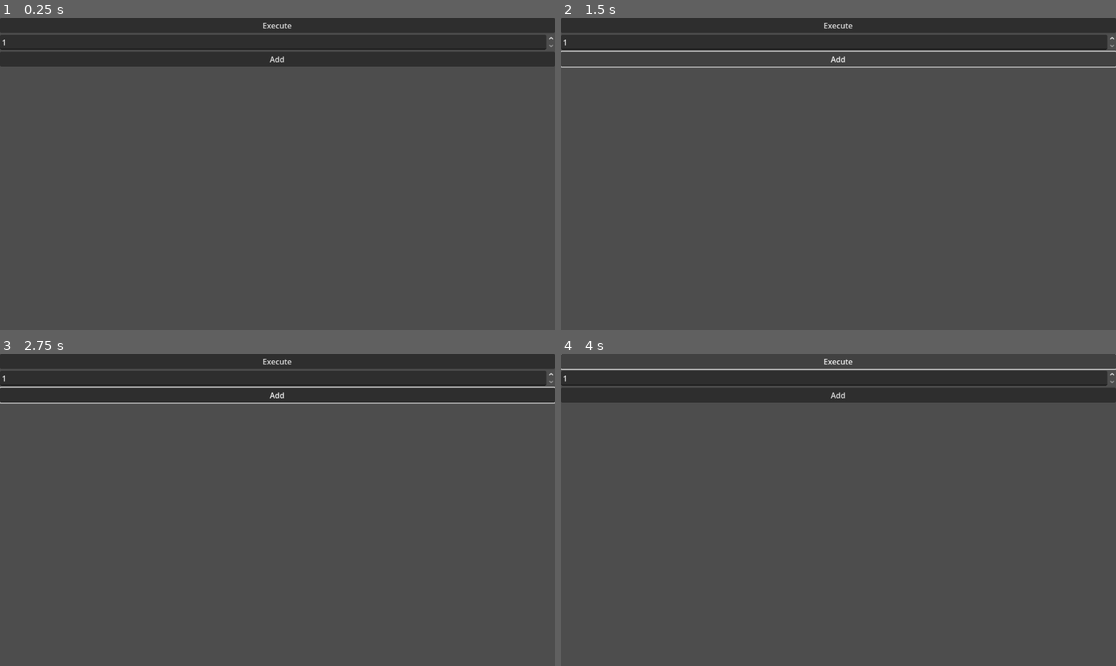
Above: before the commit, frames 1-4 (two rows, left to right).
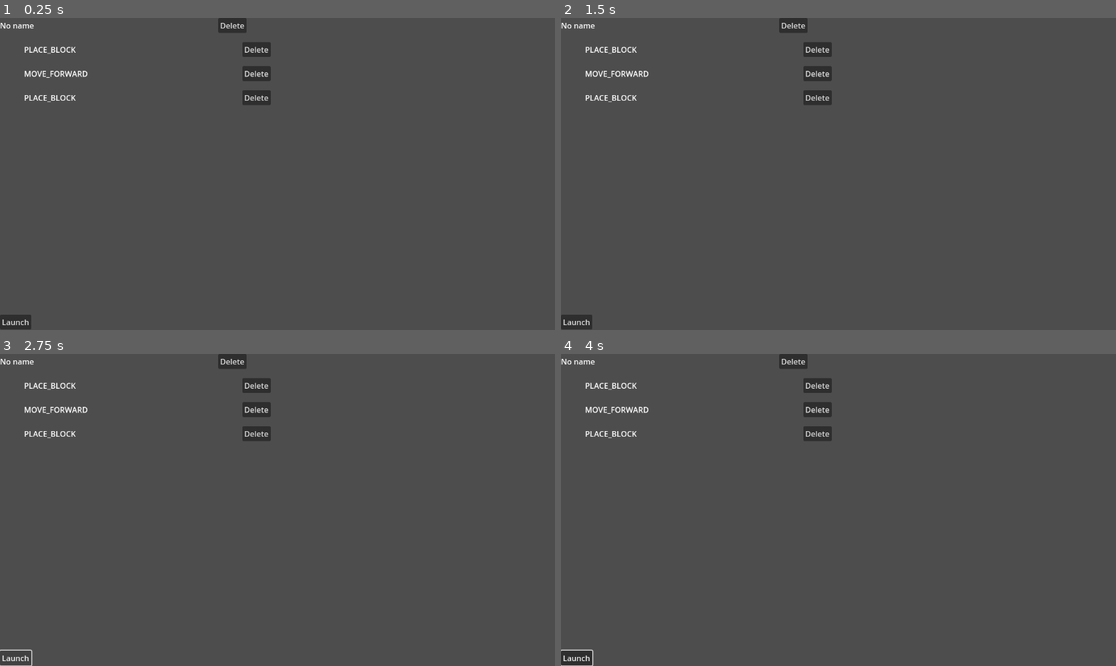
Above: after the commit, the same moments.

Repository: Crhonopost/Projet-jeu-serieux
Game: Godot game, scene res://scenes/UI/coding_space.tscn
The game is run twice, just before and just after one commit, with the same random seed, the same clock (stepped at 60 frames per second) and the same inputs. This scene is started directly instead of the project's main scene.
Inputs (mouse positions are in pixels of both pictures, inside the frame that each line leads up to):
- Up to frame 1 (0.25 s): no input
- Up to frame 2 (1.5 s): click (838, 24) at 0.5 s, where only the run before the commit has a clickable "Execute"; click (838, 58) at 1.25 s, where only the run before the commit has a clickable "Add"
- Up to frame 3 (2.75 s): click (16, 656) at 2 s, where only the run after the commit has a clickable "Launch"
- Up to frame 4 (4 s): click (577, 656) at 2.75 s, where only the run after the commit has a clickable "Launch"; click (838, 360) at 3.5 s, where only the run before the commit has a clickable "Execute"

The runs differ from the first frame. In frame 1, 15% of the frame differs, in the area x 0-100%, y 0-100%; in frame 2, 11%; in frame 3, 15%; in frame 4, 11%.
Error before the commit: Parse Error: Could not find type "InstructionType" under base "res://scripts/global.gd". (res://scenes/UI/coding_space.gd:5)

Commit message:
created resources for instructions + first ui visualization

Diff:
--- /dev/null
+++ b/ebucilper/resources/scripting/definitions/execution_instruction_resource.gd
@@ -0,0 +1,16 @@
+class_name ExecutionInstructionResource extends InstructionResource
+
+const InstructionType = Global.InstructionType
+var INSTRUCTION_NAMES = {
+	InstructionType.PLACE_BLOCK: "PLACE_BLOCK",
+	InstructionType.MOVE_FORWARD: "MOVE_FORWARD",
+	InstructionType.MOVE_UP: "MOVE_UP",
+	InstructionType.MOVE_DOWN: "MOVE_DOWN",
+	InstructionType.ROTATE_LEFT: "ROTATE_LEFT",
+	InstructionType.ROTATE_RIGHT: "ROTATE_RIGHT"
+}
+
+@export var type: InstructionType
+
+func getName() -> String:
+    return INSTRUCTION_NAMES[type]
--- /dev/null
+++ b/ebucilper/resources/scripting/definitions/flow_instruction_resource.gd
@@ -0,0 +1,4 @@
+class_name FlowInstructionResource extends InstructionResource
+
+@export var childs: Array[InstructionResource]
+# @export var condition
--- /dev/null
+++ b/ebucilper/resources/scripting/definitions/for_instruction_resource.gd
@@ -0,0 +1,3 @@
+class_name ForInstructionResource extends FlowInstructionResource
+
+@export var iterationCount = 1
--- /dev/null
+++ b/ebucilper/resources/scripting/definitions/instruction_resource.gd
@@ -0,0 +1,6 @@
+class_name InstructionResource extends Resource
+
+@export var metaData: Dictionary
+
+func getName() -> String:
+    return "No name"
--- a/ebucilper/scenes/UI/coding_space.gd
+++ b/ebucilper/scenes/UI/coding_space.gd
@@ -1,9 +1,19 @@
 extends Control
 
+@onready var compiler := $Compiler
+@onready var entryPoint := $EntryPoint
 
-func _on_execute_pressed() -> void:
-	var res: Array[Global.InstructionType]
-	for child in $VBoxContainer/Commands.get_children():
-		res.append_array(child.retrieveCommand())
+@export var entryInstruction : FlowInstructionResource
 
-	print(res)
+signal launch
+
+func _ready() -> void:
+	entryPoint.instructionResource = entryInstruction
+	entryPoint.buildFromResource()
+
+
+func _on_button_pressed() -> void:
+	emit_signal("launch")
+
+func retrieveInstructions() -> Array[Global.InstructionType]:
+	return compiler.processInstructions(entryPoint.instructionResource)
--- a/ebucilper/scenes/UI/coding_space.tscn
+++ b/ebucilper/scenes/UI/coding_space.tscn
@@ -1,7 +1,30 @@
-[gd_scene load_steps=3 format=3 uid="uid://c2i2xc75qwiwp"]
+[gd_scene load_steps=11 format=3 uid="uid://c2i2xc75qwiwp"]
 
 [ext_resource type="Script" uid="uid://b678kr1glpsrl" path="res://scenes/UI/coding_space.gd" id="1_25lkw"]
-[ext_resource type="PackedScene" uid="uid://cjv8urfgdxgo5" path="res://scenes/UI/commands/flow/command_for.tscn" id="2_bwyhw"]
+[ext_resource type="Script" uid="uid://bulv0feibbce" path="res://scenes/coding/compiler.gd" id="2_bwyhw"]
+[ext_resource type="Script" uid="uid://bqe45dm5wyip4" path="res://resources/scripting/definitions/instruction_resource.gd" id="2_fn0c8"]
+[ext_resource type="PackedScene" uid="uid://bbavicoatjdec" path="res://scenes/UI/commands/instruction_exe.tscn" id="3_3v25e"]
+[ext_resource type="Script" uid="uid://cyysoo4jhjpub" path="res://resources/scripting/definitions/execution_instruction_resource.gd" id="3_a6itc"]
+[ext_resource type="Script" uid="uid://cioni3f13iu1e" path="res://resources/scripting/definitions/for_instruction_resource.gd" id="3_r5p2t"]
+
+[sub_resource type="Resource" id="Resource_vjcr8"]
+script = ExtResource("3_a6itc")
+metadata/_custom_type_script = "uid://cyysoo4jhjpub"
+
+[sub_resource type="Resource" id="Resource_r5p2t"]
+script = ExtResource("3_a6itc")
+type = 1
+metadata/_custom_type_script = "uid://cyysoo4jhjpub"
+
+[sub_resource type="Resource" id="Resource_f75ky"]
+script = ExtResource("3_a6itc")
+metadata/_custom_type_script = "uid://cyysoo4jhjpub"
+
+[sub_resource type="Resource" id="Resource_a6itc"]
+script = ExtResource("3_r5p2t")
+iterationCount = 3
+childs = Array[ExtResource("2_fn0c8")]([SubResource("Resource_vjcr8"), SubResource("Resource_r5p2t"), SubResource("Resource_f75ky")])
+metadata/_custom_type_script = "uid://cioni3f13iu1e"
 
 [node name="CodingSpace" type="Control"]
 layout_mode = 3
@@ -11,26 +34,22 @@
 grow_horizontal = 2
 grow_vertical = 2
 script = ExtResource("1_25lkw")
+entryInstruction = SubResource("Resource_a6itc")
 
-[node name="VBoxContainer" type="VBoxContainer" parent="."]
+[node name="Compiler" type="Node" parent="."]
+script = ExtResource("2_bwyhw")
+
+[node name="EntryPoint" parent="." instance=ExtResource("3_3v25e")]
+
+[node name="Button" type="Button" parent="."]
 layout_mode = 1
-anchors_preset = 15
-anchor_right = 1.0
+anchors_preset = 2
+anchor_top = 1.0
 anchor_bottom = 1.0
-grow_horizontal = 2
-grow_vertical = 2
+offset_top = -32.0
+offset_right = 41.0
+offset_bottom = -1.0
+grow_vertical = 0
+text = "Launch"
 
-[node name="Execute" type="Button" parent="VBoxContainer"]
-layout_mode = 2
-text = "Execute"
-
-[node name="Commands" type="VBoxContainer" parent="VBoxContainer"]
-layout_mode = 2
-size_flags_vertical = 3
-
-[node name="CommandFor" parent="VBoxContainer/Commands" instance=ExtResource("2_bwyhw")]
-custom_minimum_size = Vector2(0, 86.805)
-layout_mode = 2
-size_flags_vertical = 0
-
-[connection signal="pressed" from="VBoxContainer/Execute" to="." method="_on_execute_pressed"]
+[connection signal="pressed" from="Button" to="." method="_on_button_pressed"]
--- a/ebucilper/scenes/UI/commands/command.gd
+++ /dev/null
@@ -1,6 +0,0 @@
-class_name Command extends Node
-
-const InstructionType = Global.InstructionType
-
-func retrieveCommand() -> Array[InstructionType]:
-	return []
--- a/ebucilper/scenes/UI/commands/command_execution.gd
+++ /dev/null
@@ -1,44 +0,0 @@
-extends Command
-
-@export var instruction: InstructionType
-
-@onready var instructionLabel = $HBoxContainer/VBox/Label
-@onready var instructionTypes = $HBoxContainer/VBox/ExecuctionTypes
-
-var INSTRUCTION_NAMES = {
-	InstructionType.PLACE_BLOCK: "PLACE_BLOCK",
-	InstructionType.MOVE_FORWARD: "MOVE_FORWARD",
-	InstructionType.MOVE_UP: "MOVE_UP",
-	InstructionType.MOVE_DOWN: "MOVE_DOWN",
-	InstructionType.ROTATE_LEFT: "ROTATE_LEFT",
-	InstructionType.ROTATE_RIGHT: "ROTATE_RIGHT"
-}
-
-
-func _ready() -> void:
-	for instru in InstructionType.keys():
-		var instructionButton = Button.new()
-		var val = InstructionType[instru]
-		instructionButton.text = instru
-		instructionButton.connect("pressed", func(): setInstruction(val))
-		instructionTypes.add_child(instructionButton)
-
-	instructionTypes.visible = false
-
-
-
-func retrieveCommand() -> Array[InstructionType]:
-	return [instruction]
-
-func setInstruction(type: InstructionType):
-	instructionLabel.set_text(INSTRUCTION_NAMES[type])
-	instruction = type
-	instructionTypes.visible = false
-
-
-func _on_show_types_pressed() -> void:
-	instructionTypes.visible = true
-
-
-func _on_delete_pressed() -> void:
-	queue_free()
--- a/ebucilper/scenes/UI/commands/command_execution.tscn
+++ /dev/null
@@ -1,41 +0,0 @@
-[gd_scene load_steps=2 format=3 uid="uid://c6dr2w76yksl4"]
-
-[ext_resource type="Script" uid="uid://btkh4v5ptb3a2" path="res://scenes/UI/commands/command_execution.gd" id="1_hhaww"]
-
-[node name="CommandExecution" type="Control"]
-custom_minimum_size = Vector2(0, 200)
-layout_mode = 3
-anchors_preset = 10
-anchor_right = 1.0
-grow_horizontal = 2
-script = ExtResource("1_hhaww")
-
-[node name="HBoxContainer" type="HBoxContainer" parent="."]
-layout_mode = 1
-anchors_preset = 15
-anchor_right = 1.0
-anchor_bottom = 1.0
-grow_horizontal = 2
-grow_vertical = 2
-
-[node name="VBox" type="VBoxContainer" parent="HBoxContainer"]
-layout_mode = 2
-size_flags_horizontal = 3
-
-[node name="Label" type="Label" parent="HBoxContainer/VBox"]
-layout_mode = 2
-text = "Instruction type"
-
-[node name="ShowTypes" type="Button" parent="HBoxContainer/VBox"]
-layout_mode = 2
-text = "Change type"
-
-[node name="ExecuctionTypes" type="VBoxContainer" parent="HBoxContainer/VBox"]
-layout_mode = 2
-
-[node name="Delete" type="Button" parent="HBoxContainer"]
-layout_mode = 2
-text = "Delete"
-
-[connection signal="pressed" from="HBoxContainer/VBox/ShowTypes" to="." method="_on_show_types_pressed"]
-[connection signal="pressed" from="HBoxContainer/Delete" to="." method="_on_delete_pressed"]
--- a/ebucilper/scenes/UI/commands/flow/command_for.gd
+++ /dev/null
@@ -1,25 +0,0 @@
-extends Command
-
-@export var loopCount := 1
-
-var instructionScene : PackedScene = load("res://scenes/UI/commands/command_execution.tscn")
-
-func retrieveCommand() -> Array[InstructionType]:
-	var instructions: Array[InstructionType]
-	var loopInstructions: Array[InstructionType]
-	for child in get_children():
-		loopInstructions.append_array(child.retriveCommand())
-
-	for i in loopCount:
-		instructions.append_array(loopInstructions)
-
-	return instructions
-
-
-func _on_add_pressed() -> void:
-	var instance = instructionScene.instantiate()
-	$Flow/Instructions.add_child(instance)
-
-
-func _on_count_value_changed(value: float) -> void:
-	loopCount = value
--- a/ebucilper/scenes/UI/commands/flow/command_for.tscn
+++ /dev/null
@@ -1,36 +0,0 @@
-[gd_scene load_steps=2 format=3 uid="uid://cjv8urfgdxgo5"]
-
-[ext_resource type="Script" uid="uid://thaoj3iidrcp" path="res://scenes/UI/commands/flow/command_for.gd" id="1_hlrc6"]
-
-[node name="CommandFor" type="Control"]
-layout_mode = 3
-anchors_preset = 10
-anchor_right = 1.0
-offset_bottom = 648.0
-grow_horizontal = 2
-script = ExtResource("1_hlrc6")
-
-[node name="Flow" type="VBoxContainer" parent="."]
-layout_mode = 0
-anchor_right = 1.0
-anchor_bottom = 1.0
-grow_horizontal = 2
-grow_vertical = 2
-
-[node name="Count" type="SpinBox" parent="Flow"]
-layout_mode = 2
-min_value = 1.0
-max_value = 999.0
-value = 1.0
-rounded = true
-
-[node name="Add" type="Button" parent="Flow"]
-layout_mode = 2
-text = "Add"
-
-[node name="Instructions" type="VBoxContainer" parent="Flow"]
-layout_mode = 2
-size_flags_vertical = 3
-
-[connection signal="value_changed" from="Flow/Count" to="." method="_on_count_value_changed"]
-[connection signal="pressed" from="Flow/Add" to="." method="_on_add_pressed"]
--- /dev/null
+++ b/ebucilper/scenes/UI/commands/instruction_exe.gd
@@ -0,0 +1,44 @@
+extends Node2D
+
+@export var instructionResource: InstructionResource
+
+@onready var visualizationSprite : Sprite2D = $Control
+@onready var typeLabel: Label = $SubViewport/Control/HBoxContainer/Type
+@onready var viewport: Viewport = $SubViewport
+
+@onready var instructionExeScene : PackedScene = load("res://scenes/UI/commands/instruction_exe.tscn")
+
+var childsInstances : Array[Node] = []
+
+func _ready():
+	buildFromResource()
+
+func retrieveCommand() -> Array[Global.InstructionType]:
+	return []
+
+func _unhandled_input(event: InputEvent) -> void:
+	if event is InputEventMouseMotion || event is InputEventMouseButton:
+		var local_pos = to_local(event.position)
+		var ev = event
+		ev.position = local_pos
+		viewport.push_input(ev)
+
+func _on_delete_pressed() -> void:
+	queue_free()
+
+func buildFromResource():
+	if(!instructionResource): return
+	for child in childsInstances:
+		child.queue_free()
+
+	typeLabel.text = instructionResource.getName()
+
+	if(instructionResource is FlowInstructionResource):
+		var childIt = 0
+		while(childIt < instructionResource.childs.size()):
+			var instance = instructionExeScene.instantiate()
+			instance.instructionResource = instructionResource.childs[childIt]
+			childsInstances.append(instance)
+			instance.translate(Vector2(50, (childIt + 1) * 50))
+			add_child(instance)
+			childIt += 1
--- /dev/null
+++ b/ebucilper/scenes/UI/commands/instruction_exe.tscn
@@ -0,0 +1,43 @@
+[gd_scene load_steps=3 format=3 uid="uid://bbavicoatjdec"]
+
+[ext_resource type="Script" uid="uid://dklvussic3lxx" path="res://scenes/UI/commands/instruction_exe.gd" id="1_dfbn3"]
+
+[sub_resource type="ViewportTexture" id="ViewportTexture_47gub"]
+viewport_path = NodePath("SubViewport")
+
+[node name="InstructionExe" type="Node2D"]
+script = ExtResource("1_dfbn3")
+
+[node name="Control" type="Sprite2D" parent="."]
+texture = SubResource("ViewportTexture_47gub")
+centered = false
+
+[node name="SubViewport" type="SubViewport" parent="."]
+handle_input_locally = false
+size = Vector2i(512, 100)
+
+[node name="Control" type="Control" parent="SubViewport"]
+layout_mode = 3
+anchors_preset = 15
+anchor_right = 1.0
+anchor_bottom = 1.0
+grow_horizontal = 2
+grow_vertical = 2
+
+[node name="HBoxContainer" type="HBoxContainer" parent="SubViewport/Control"]
+layout_mode = 1
+anchors_preset = 10
+anchor_right = 1.0
+offset_bottom = 31.0
+grow_horizontal = 2
+
+[node name="Type" type="Label" parent="SubViewport/Control/HBoxContainer"]
+layout_mode = 2
+size_flags_horizontal = 3
+text = "Type"
+
+[node name="Delete" type="Button" parent="SubViewport/Control/HBoxContainer"]
+layout_mode = 2
+text = "Delete"
+
+[connection signal="pressed" from="SubViewport/Control/HBoxContainer/Delete" to="." method="_on_delete_pressed"]
--- /dev/null
+++ b/ebucilper/scenes/coding/compiler.gd
@@ -0,0 +1,22 @@
+extends  Node
+
+const InstructionType = Global.InstructionType
+
+func processInstructions(entryPoint: InstructionResource) -> Array[InstructionType]:
+    var res : Array[InstructionType]
+
+    if(entryPoint is ExecutionInstructionResource):
+        return [entryPoint.type]
+
+    elif(entryPoint is FlowInstructionResource):
+        var flowContent : Array[InstructionType]
+        for child in entryPoint.childs:
+            flowContent.append_array(processInstructions(child))
+
+        if(entryPoint is ForInstructionResource):
+            for i in entryPoint.iterationCount:
+                res.append_array(flowContent)
+        else:
+            res = flowContent
+
+    return res
--- /dev/null
+++ b/ebucilper/scenes/level/current_level.gd
@@ -0,0 +1,6 @@
+extends Control
+
+
+func _on_coding_space_launch() -> void:
+
+    $CodingSpace.retrieveInstructions()
--- /dev/null
+++ b/ebucilper/scenes/level/current_level.tscn
@@ -0,0 +1,31 @@
+[gd_scene load_steps=4 format=3 uid="uid://b267yic7ui0nk"]
+
+[ext_resource type="Script" uid="uid://b7c8bsgviwne6" path="res://scenes/level/current_level.gd" id="1_1n4kf"]
+[ext_resource type="PackedScene" uid="uid://c2i2xc75qwiwp" path="res://scenes/UI/coding_space.tscn" id="1_j3nmy"]
+[ext_resource type="PackedScene" uid="uid://bbyxw6eym1jvg" path="res://scenes/grid/ViewScene.tscn" id="2_1n4kf"]
+
+[node name="CurrentLevel" type="Control"]
+layout_mode = 3
+anchors_preset = 15
+anchor_right = 1.0
+anchor_bottom = 1.0
+grow_horizontal = 2
+grow_vertical = 2
+script = ExtResource("1_1n4kf")
+
+[node name="CodingSpace" parent="." instance=ExtResource("1_j3nmy")]
+layout_mode = 1
+
+[node name="SubViewportContainer" type="SubViewportContainer" parent="."]
+layout_direction = 3
+layout_mode = 0
+offset_right = 40.0
+offset_bottom = 40.0
+
+[node name="SubViewport" type="SubViewport" parent="SubViewportContainer"]
+handle_input_locally = false
+render_target_update_mode = 4
+
+[node name="Grid" parent="SubViewportContainer/SubViewport" instance=ExtResource("2_1n4kf")]
+
+[connection signal="launch" from="CodingSpace" to="." method="_on_coding_space_launch"]
--- a/ebucilper/scripts/Instruction.gd
+++ /dev/null
@@ -1,6 +0,0 @@
-class_name Instruction
-
-enum InstructionType {PLACE_BLOCK, MOVE_FORWARD, MOVE_UP, MOVE_DOWN, ROTATE_LEFT, ROTATE_RIGHT, CHANGE_COLOR}
-
-var action: Instruction
-var arguments: Dictionary
--- a/ebucilper/scripts/global.gd
+++ b/ebucilper/scripts/global.gd
@@ -1,3 +1,8 @@
 extends Node
 
 enum ColorsEnum {NONE=0, RED=1, BLUE=2}
+
+enum InstructionType {PLACE_BLOCK, MOVE_FORWARD, MOVE_UP, MOVE_DOWN, ROTATE_LEFT, ROTATE_RIGHT, CHANGE_COLOR}
+
+#var action: Instruction
+#var arguments: Dictionary
Not shown, added: ebucilper/resources/scripting/definitions/execution_instruction_resource.gd.uid
Not shown, added: ebucilper/resources/scripting/definitions/flow_instruction_resource.gd.uid
Not shown, added: ebucilper/resources/scripting/definitions/for_instruction_resource.gd.uid
Not shown, added: ebucilper/resources/scripting/definitions/instruction_resource.gd.uid
Not shown, removed: ebucilper/scenes/UI/commands/command_execution.gd.uid
Not shown, removed: ebucilper/scenes/UI/commands/flow/command_for.gd.uid
Renamed: ebucilper/scenes/UI/commands/command.gd.uid -> ebucilper/scenes/UI/commands/instruction_exe.gd.uid
Not shown, added: ebucilper/scenes/coding/compiler.gd.uid
Not shown, added: ebucilper/scenes/level/current_level.gd.uid
Not shown, removed: ebucilper/scripts/Instruction.gd.uid
